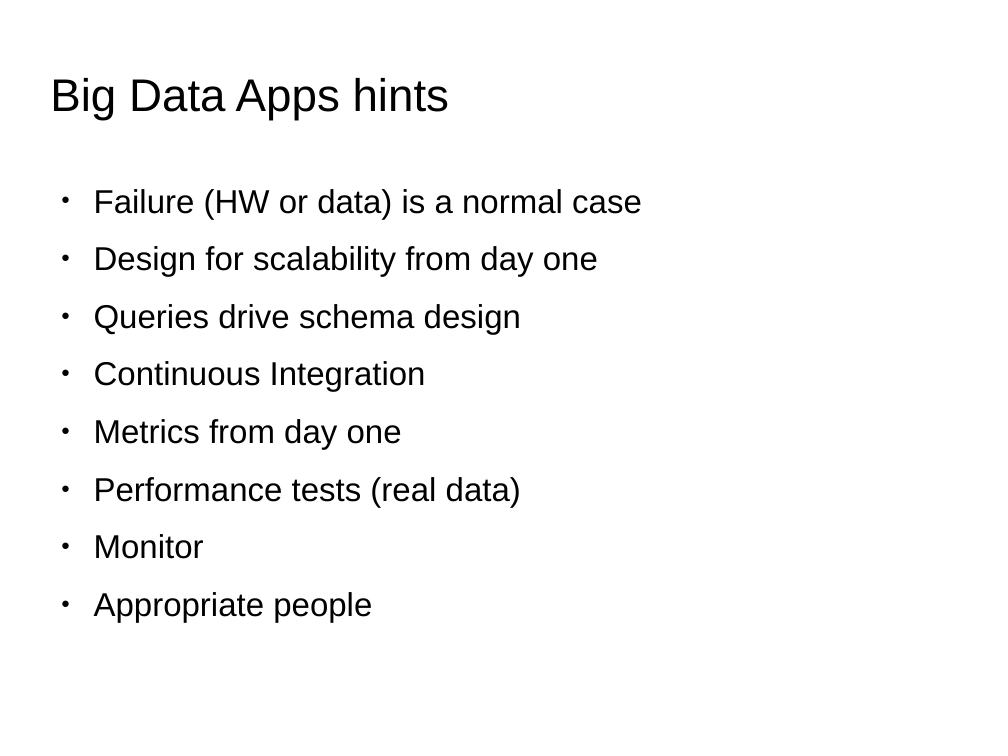
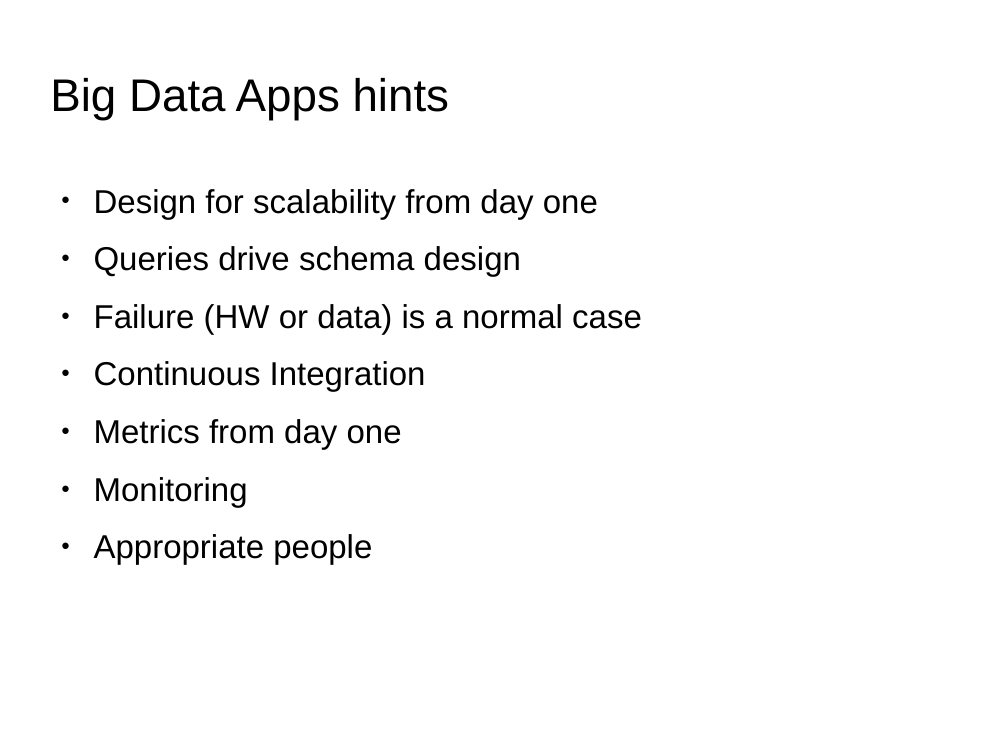
Before and after one commit to qiozas/Documents, a slide deck: slide 37 of fosscomm-2016/Big Data Streaming - FOSSCOMM 2016.odp (slide 36 before the commit). Drawn at 1008x756 pixels with LibreOffice and Linux fonts; fonts in the diff are those of the drawing; background and template pictures are left out. Boxes give left, top, right and bottom in pixels: in the first picture for what was removed or moved away, otherwise in the second. Text is boxed around its words. In the diff, an @@ line names an element or a change of style, - is before the commit and + after.

Commit message:
Update presentation

```diff
--- a/fosscomm-2016/Big Data Streaming - FOSSCOMM 2016.odp
+++ b/fosscomm-2016/Big Data Streaming - FOSSCOMM 2016.odp
@@ text at box(94, 189, 642, 219): paragraph removed @@
-● Failure (HW or data) is a normal case
@@ text at box(94, 304, 642, 334): paragraph added @@
+● Failure (HW or data) is a normal case
@@ text at box(94, 477, 248, 507): text changed @@
-● Performance tests (real data)
-● Monitor
+● Monitoring
```
Also in this commit, not shown: 7 other slides changed, 2 slides added, 1 slide removed, 1 other file.
